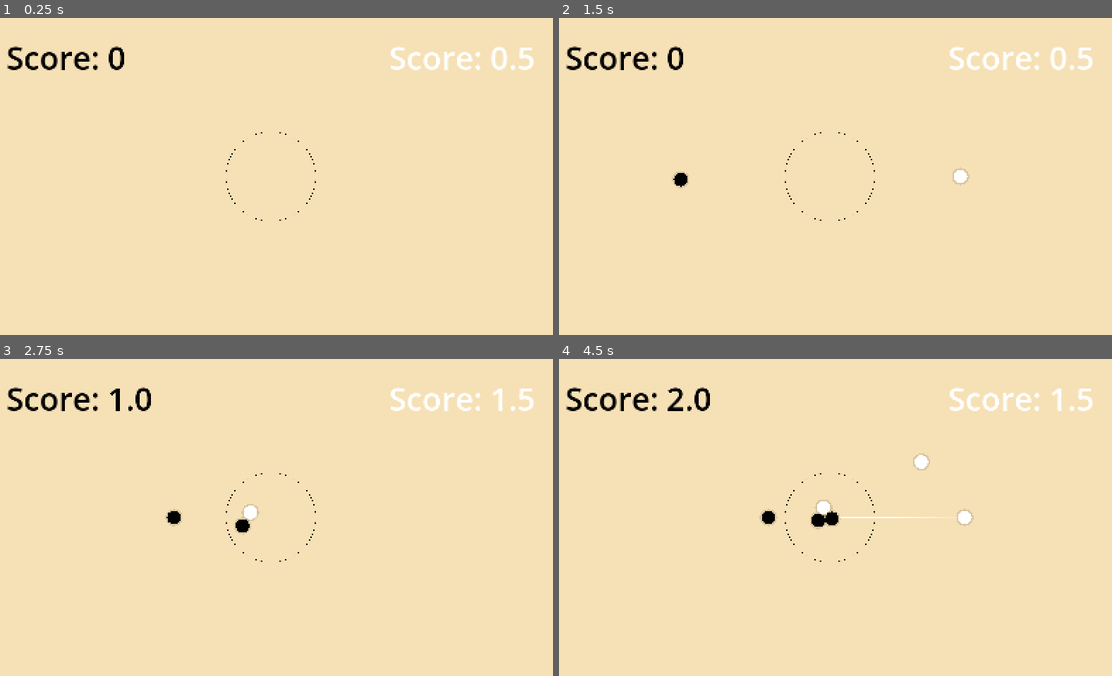
Above: before the commit, frames 1-4 (two rows, left to right).
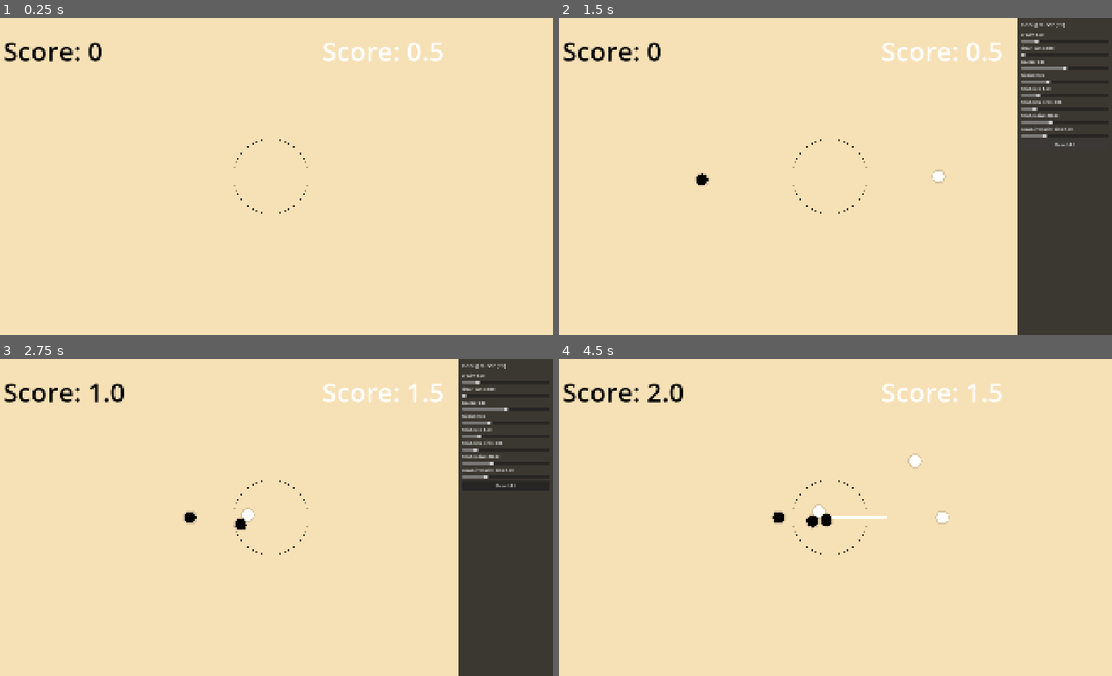
Above: after the commit, the same moments.

Repository: aeriab/Orbital_Go
Game: Godot game, scene res://game/game.tscn
Two runs of this game, one before a commit and one after it. Both use one fixed random seed, a clock stepped at 60 frames per second and the inputs below.
Inputs (mouse positions are in pixels of both pictures, inside the frame that each line leads up to):
- Up to frame 1 (0.25 s): no input
- Up to frame 2 (1.5 s): tap Enter at 0.5 s; move the mouse to (951, 160) at 0.52 s; press the mouse at (951, 160) at 0.53 s; hold D 0.53-1.25 s; release the mouse at (951, 160) at 1.25 s; click (1062, 144) at 1.25 s, where only the run after the commit has a clickable "Reset All"
- Up to frame 3 (2.75 s): move the mouse to (160, 533) at 2.02 s; click (160, 533) at 2.1 s
- Up to frame 4 (4.5 s): move the mouse to (885, 447) at 2.77 s; press the mouse at (885, 447) at 2.78 s; hold D 2.78-4.28 s; move the mouse to (802, 580) at 3.52 s; release the mouse at (802, 580) at 3.53 s; click (802, 580) at 3.6 s; move the mouse to (1001, 565) at 4.27 s; press the mouse at (1001, 565) at 4.28 s

The runs differ from the first frame. In frame 1, 2.0% of the frame differs, in the area x 0-97%, y 7-64%; in frame 2, 19%; in frame 3, 19%, in the area x 0-100%, y 0-100%; in frame 4, 3.0%.

Commit message:
Implementing debugger

Diff:
--- /dev/null
+++ b/game/Debug/debug_canvas_layer.gd
@@ -0,0 +1,123 @@
+class_name DebugTuner
+extends CanvasLayer
+
+@export var toggle_key: Key = KEY_D
+
+var panel: PanelContainer
+var container: VBoxContainer
+var sliders: Dictionary = {}
+
+# Define all tunable params here: "name": [default, min, max, step]
+var params: Dictionary = {
+	"gravity": [5.0, 0.1, 30.0, 0.1],
+	"linear_damp": [0.0, 0.0, 5.0, 0.05],
+	"bounce": [0.5, 0.0, 1.0, 0.05],
+	"friction": [0.3, 0.0, 1.0, 0.05],
+	"finish_rate": [1.0, 0.1, 5.0, 0.1],
+	"finish_time_limit": [3.0, 1.0, 15.0, 0.5],
+	"finish_radius": [300.0, 50.0, 800.0, 10.0],
+	"spawn_immunity_time": [3.0, 0.5, 10.0, 0.25],
+}
+
+# Current values — read these from your game code
+var values: Dictionary = {}
+
+signal param_changed(param_name: String, value: float)
+
+func _ready():
+	# Initialize values to defaults
+	for key in params:
+		values[key] = params[key][0]
+
+	_build_ui()
+	panel.visible = false
+
+func _unhandled_input(event: InputEvent):
+	if event is InputEventKey and event.pressed and event.keycode == toggle_key:
+		panel.visible = !panel.visible
+		get_viewport().set_input_as_handled()
+
+func _build_ui():
+	panel = PanelContainer.new()
+	panel.anchor_left = 1.0
+	panel.anchor_right = 1.0
+	panel.anchor_top = 0.0
+	panel.anchor_bottom = 1.0
+	panel.offset_left = -320
+	panel.offset_right = 0
+
+	# Semi-transparent background
+	var style = StyleBoxFlat.new()
+	style.bg_color = Color(0.1, 0.1, 0.1, 0.85)
+	style.set_content_margin_all(10)
+	panel.add_theme_stylebox_override("panel", style)
+
+	var scroll = ScrollContainer.new()
+	scroll.custom_minimum_size = Vector2(300, 0)
+	scroll.size_flags_vertical = Control.SIZE_EXPAND_FILL
+	panel.add_child(scroll)
+
+	container = VBoxContainer.new()
+	container.size_flags_horizontal = Control.SIZE_EXPAND_FILL
+	scroll.add_child(container)
+
+	# Title
+	var title = Label.new()
+	title.text = "Debug Tuner (F1)"
+	title.add_theme_font_size_override("font_size", 18)
+	container.add_child(title)
+
+	var sep = HSeparator.new()
+	container.add_child(sep)
+
+	# Build a slider row for each param
+	for key in params:
+		var config = params[key]
+		_add_slider_row(key, config[0], config[1], config[2], config[3])
+
+	# Reset button
+	var reset_btn = Button.new()
+	reset_btn.text = "Reset All"
+	reset_btn.pressed.connect(_reset_all)
+	container.add_child(reset_btn)
+
+	add_child(panel)
+
+func _add_slider_row(param_name: String, default: float, min_val: float, max_val: float, step: float):
+	var row = VBoxContainer.new()
+
+	# Label showing name and current value
+	var label = Label.new()
+	label.text = "%s: %.2f" % [param_name, default]
+	label.add_theme_font_size_override("font_size", 13)
+	row.add_child(label)
+
+	var slider = HSlider.new()
+	slider.min_value = min_val
+	slider.max_value = max_val
+	slider.step = step
+	slider.value = default
+	slider.custom_minimum_size = Vector2(280, 20)
+	slider.size_flags_horizontal = Control.SIZE_EXPAND_FILL
+	row.add_child(slider)
+
+	# Store references
+	sliders[param_name] = { "slider": slider, "label": label }
+
+	# Connect
+	slider.value_changed.connect(func(val):
+		values[param_name] = val
+		label.text = "%s: %.2f" % [param_name, val]
+		param_changed.emit(param_name, val)
+	)
+
+	container.add_child(row)
+
+func _reset_all():
+	for key in params:
+		var default_val = params[key][0]
+		sliders[key]["slider"].value = default_val
+		values[key] = default_val
+
+func get_value(param_name: String) -> float:
+	return values.get(param_name, 0.0)
--- /dev/null
+++ b/game/Debug/debug_tuner.tscn
@@ -0,0 +1,6 @@
+[gd_scene format=3 uid="uid://c8wyx2en4dv0k"]
+
+[ext_resource type="Script" uid="uid://bnl7vggsth2ox" path="res://game/Debug/debug_canvas_layer.gd" id="1_pdo01"]
+
+[node name="DebugTuner" type="CanvasLayer" unique_id=250715091]
+script = ExtResource("1_pdo01")
--- a/game/game.tscn
+++ b/game/game.tscn
@@ -9,6 +9,7 @@
 [ext_resource type="PackedScene" uid="uid://bwr7a38eggnl5" path="res://game/GameUI/game_canvas_layer.tscn" id="6_dakft"]
 [ext_resource type="Script" uid="uid://qd7n2ssjmeoa" path="res://game/zone_area_2d.gd" id="7_u5opy"]
 [ext_resource type="Script" uid="uid://cnspslx1vuwbo" path="res://game/PointManager.gd" id="9_j8tme"]
+[ext_resource type="PackedScene" uid="uid://c8wyx2en4dv0k" path="res://game/Debug/debug_tuner.tscn" id="10_j8tme"]
 
 [sub_resource type="CircleShape2D" id="CircleShape2D_dakft"]
 radius = 350.0
@@ -71,3 +72,5 @@
 script = ExtResource("9_j8tme")
 game_canvas_layer = NodePath("../GameCanvasLayer")
 end_canvas_layer = NodePath("../EndCanvasLayer")
+
+[node name="DebugTuner" parent="." unique_id=250715091 instance=ExtResource("10_j8tme")]
--- a/project.godot
+++ b/project.godot
@@ -21,8 +21,9 @@
 
 [display]
 
-window/size/viewport_width=1600
-window/size/viewport_height=900
+window/size/viewport_width=1920
+window/size/viewport_height=1080
+window/size/mode=2
 window/stretch/mode="canvas_items"
 
 [global_group]
Not shown, added: game/Debug/debug_canvas_layer.gd.uid
